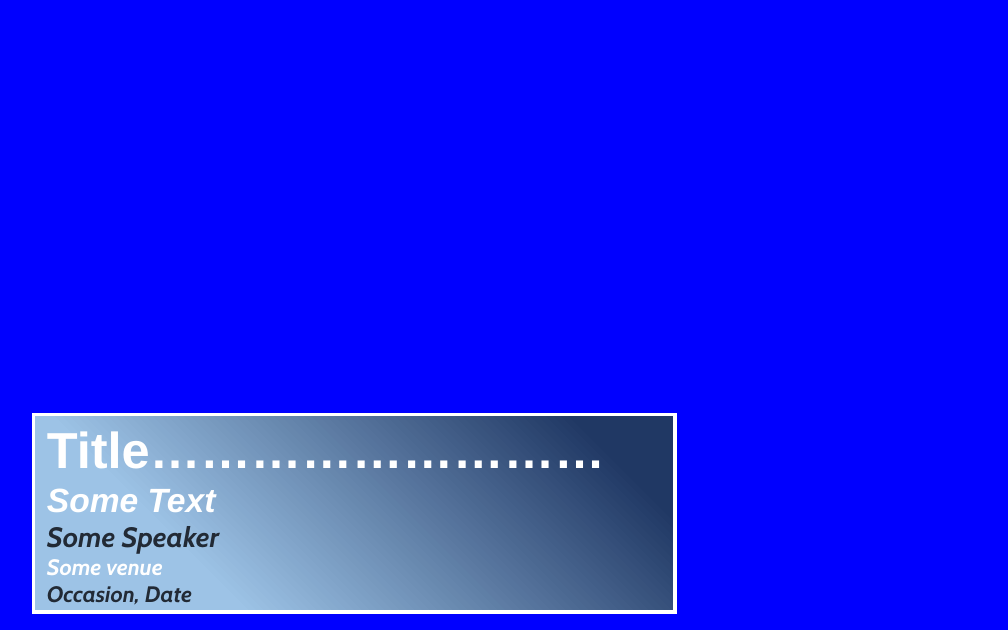
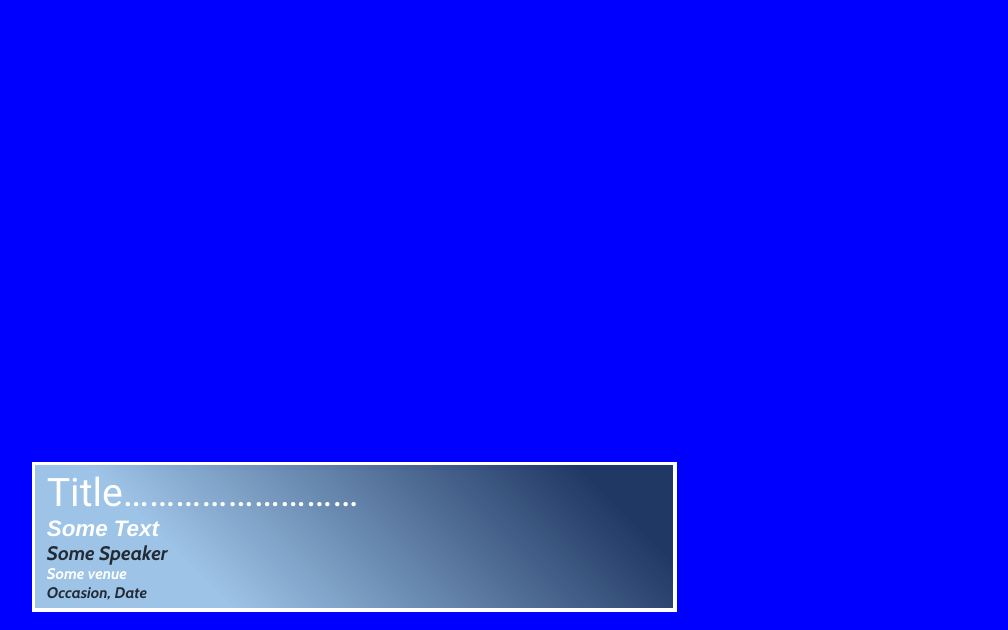
Before and after one commit to darylperalta/outline_docx2pptx, a slide deck: slide 3 of template.pptx. Drawn at 1008x630 pixels with LibreOffice and Linux fonts; fonts in the diff are those of the drawing. Boxes give left, top, right and bottom in pixels: in the first picture for what was removed or moved away, otherwise in the second. Text is boxed around its words. In the diff, an @@ line names an element or a change of style, - is before the commit and + after.

```diff
--- a/template.pptx
+++ b/template.pptx
@@ rectangle "Title………………………": place and size @@
-rectangle "Title………………………" at [33, 414, 674, 612]
+rectangle "Title………………………" at [33, 464, 674, 611]
@@ rectangle "Title………………………" at [33, 464, 674, 611]: size 36.1 to 28 pt, font Arial to Roboto, bold off in "Title………………………"; size 24 to 16 pt in "Some Text"; size 20 to 14 pt in "Some Speaker"; size 16 to 11 pt in "Some venue", "Occasion, Date" @@
```
Also in this commit, not shown: 3 other slides changed, 2 other files.
